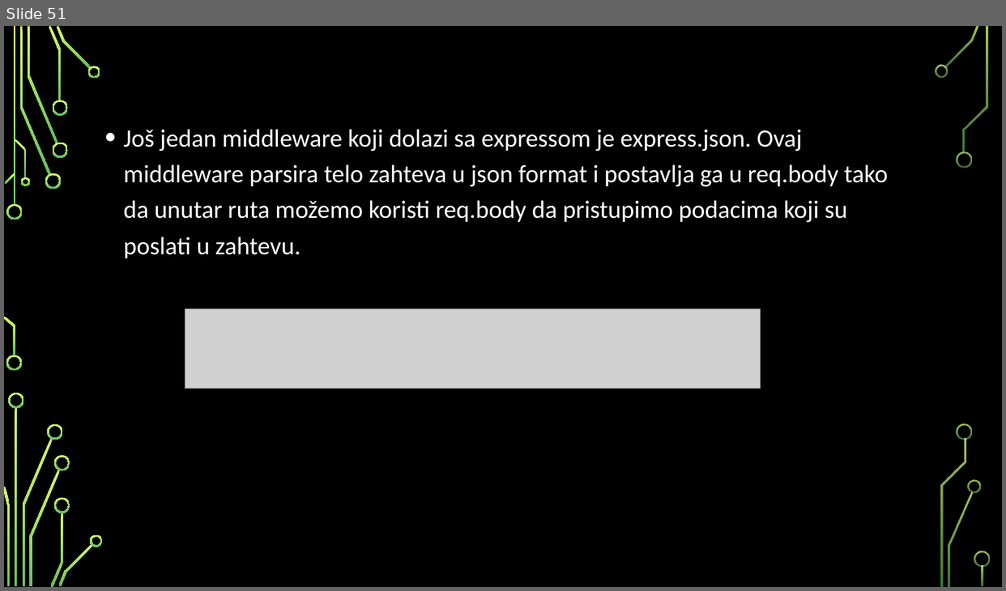
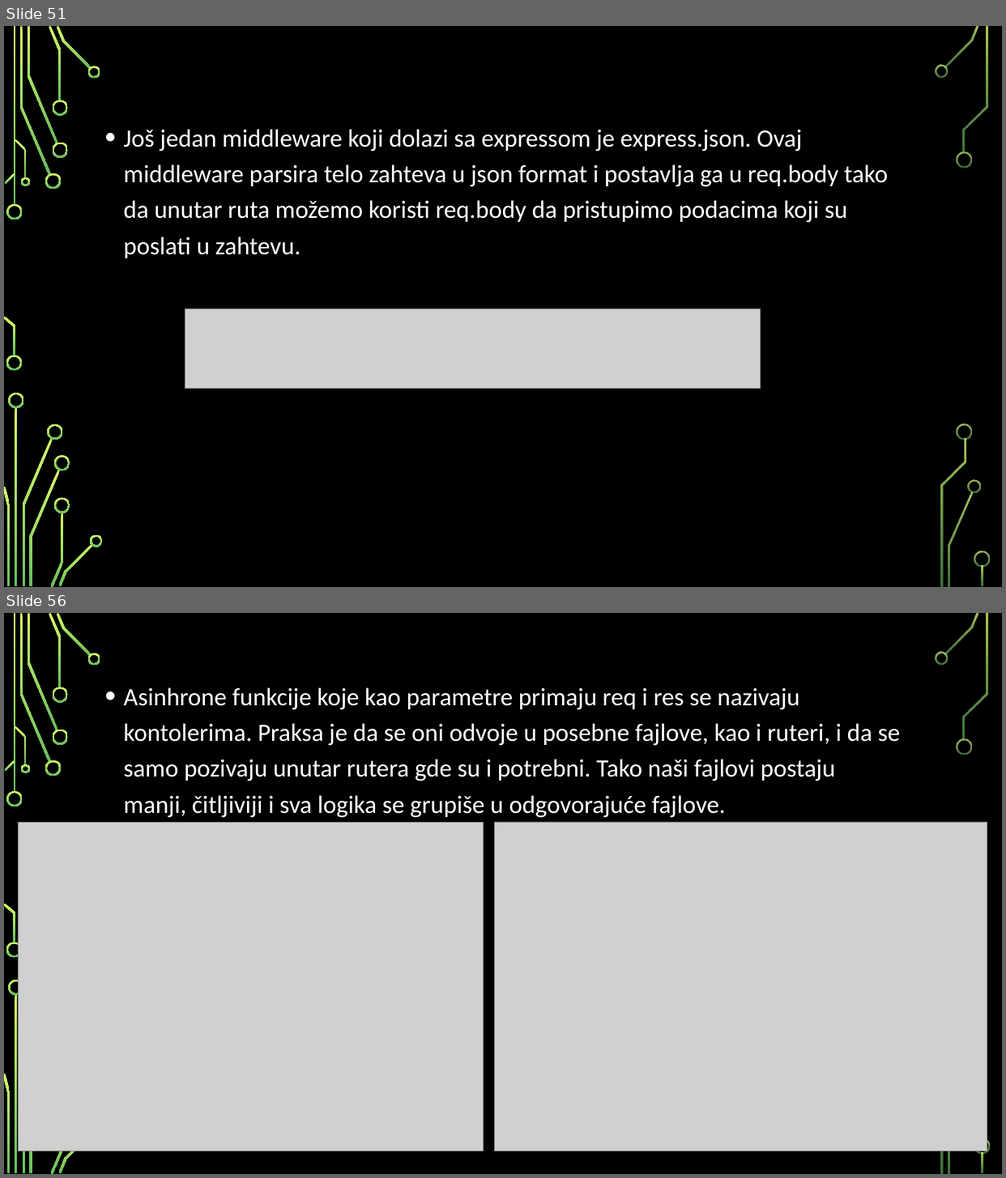
Before and after one commit to MihajloMilojevic/Sekcija, a slide deck: Nodejs/Node.js - prezentacija.pptx. Shown one above the other, each under a label of ours: slide 51 before the commit, slides 51 and 56 after it; the slides between them are not shown. The pictures are 1006x591 and 1006x1178 pixels, drawn with LibreOffice and Linux fonts; fonts in the diff are those of the drawing; grey boxes stand for pictures; background and template pictures are left out. Boxes give left, top, right and bottom in pixels: in the first picture for what was removed or moved away, otherwise in the second. Text is boxed around its words. In the diff, an @@ line names an element or a change of style, - is before the commit and + after.

```diff
--- a/Nodejs/Node.js - prezentacija.pptx
+++ b/Nodejs/Node.js - prezentacija.pptx
@@ slide 56 added at (4,613,1002,1174), background picture (left out); not listed: 30 template elements that a slide beside it also shows @@
@@ text added at (124,688,900,818), 24 pt, text #FFFFFF @@
+• Asinhrone funkcije koje kao parametre primaju req i res se nazivaju kontolerima. Praksa je da se oni odvoje u posebne fajlove, kao i ruteri, i da se samo pozivaju unutar rutera gde su i potrebni. Tako naši fajlovi postaju manji, čitljiviji i sva logika se grupiše u odgovorajuće fajlove.
@@ picture added at (19,823,483,1152) @@
@@ picture added at (494,822,987,1152) @@
```
Also in this commit, not shown: 4 other slides added, 5 other files.
